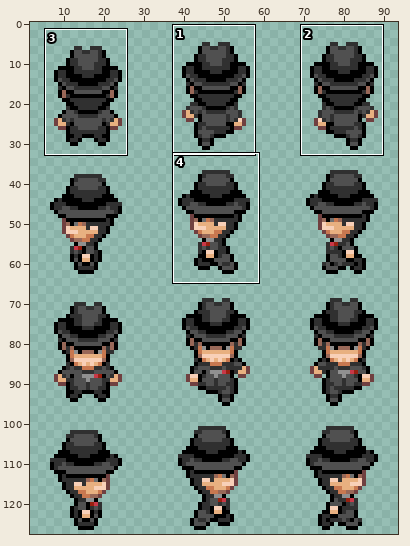
Sprite sheet, stored at P3D/Content/Textures/NPC/Giovanni.png. The first picture is a wide view before the edit; the outline marks the close-up.
Close-up. Earlier state:
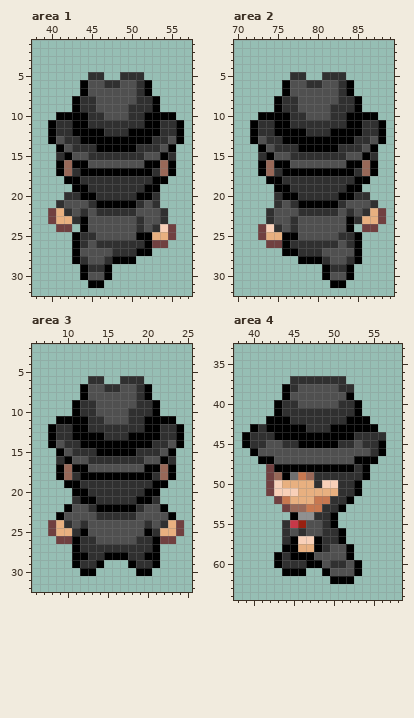
The file is 96x128 pixels. Shown: area 1: x 38..57, y 1..32; area 2: x 70..89, y 1..32; area 3: x 6..25, y 2..32; area 4: x 38..58, y 33..64. The wide view leaves out empty margins. The commit also changed other parts of the picture, which this record leaves out.
And afterwards:
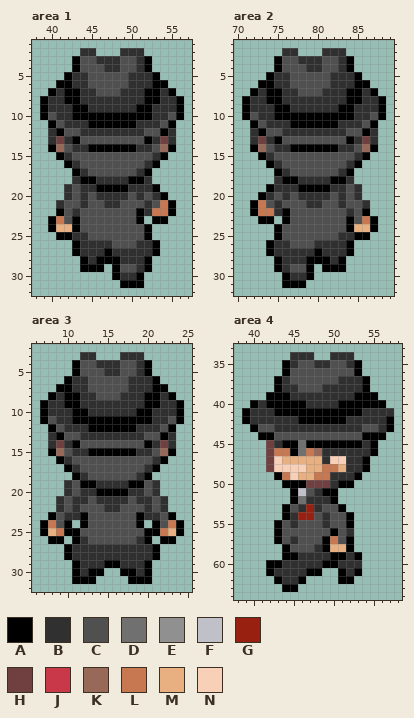
Palette (. is transparent): A #000000  B #303030  C #505050  D #707070  E #909090  F #c0c0c8  G #982010  H #704040  J #c83848  K #986858  L #c87850  M #e8b080  N #f8d0b8
Changes in this commit:
--- area 1
@@ x 38..57 @@
  1 ....................
- 2 ....................
- 3 ....................
- 4 ....................
- 5 .......BB..BBB......
- 6 ......ACCBBCCBA.....
- 7 ......ACCCCCCBA.....
- 8 .....ABBCCCCCBBA....
- 9 .....ABBCCCCBBBA....
-10 ...AAAABBCCCBBAAAA..
-11 ..ABBAABBBBBBBAABBA.
-12 ..ABBAAAABBBAAAABBA.
-13 ..ACBBAAAAAAAAABBCA.
-14 ...ACBBBAAAAABBBCA..
-15 ...BACCBBBBBBBCCAB..
-16 ...AKAACCCCCCCAAKA..
-17 ...AKBAAAAAAAAABKA..
-18 ....AABBBBBBBBBAA...
-19 .....AABBBBBBBAA....
-20 ....BBAABBBBBAAB....
-21 ...BCCCBAAAAABCB....
-22 ..HMBCBCBBBBBCCCB...
-23 ..HMMBACCCCCCBCCB...
-24 ...HH.ACCCCCCBCBNH..
-25 .....ABBCCCCCAAMMH..
-26 .....ABCBBBBBBAHH...
-27 .....ACCCCBBBAA.....
-28 .....ABCCBAAA.......
-29 ......ABBA..........
-30 ......ACCA..........
-31 .......AA...........
+ 2 ......BB...BBB......
+ 3 .....ACCBBBCCBA.....
+ 4 .....ACCCBBCCBA.....
+ 5 ....ABBCCCCCBBBA....
+ 6 ...AABBCCCCCBBBAA...
+ 7 ..ABAABBCCCBBBAABA..
+ 8 .ABBAABBBBBBBBAABBA.
+ 9 .ABBBAABBBBBBAABBBA.
+10 .ACBBAAAAAAAAAABBCA.
+11 ..ACBBBAAAAAABBBCA..
+12 ..BACCBBBBBBBBCCAB..
+13 ..BHBACCCCCCCCABHB..
+14 ..AKCBBAAAAAABBCKA..
+15 ...ABCCCCCCCCCCBA...
+16 ....ABCCCCCCCCBA....
+17 .....ABCCCCCCBA.....
+18 .....BAABBBBAAB.....
+19 ....BCBBAAAABBBA....
+20 ....BCBCBBBBCBCBA...
+21 ...BCCBCCBBCCCBCLA..
+22 ...ACBCCCCCCCABLLA..
+23 ..ALCACCCCCCCA.AA...
+24 ..AMMACCCCCCCCA.....
+25 ...AABBCCCCCCCA.....
+26 .....ABBBBCCCBBA....
+27 .....ABBBABBBBBA....
+28 ......ABAAABBBA.....
+29 ......AAA.ACCBA.....
+30 ..........ABBA......
+31 ...........AAA......
 32 ....................
--- area 2
@@ x 70..89 @@
  1 ....................
- 2 ....................
- 3 ....................
- 4 ....................
- 5 .......BB..BBB......
- 6 ......ACCBBCCBA.....
- 7 ......ACCCCCCBA.....
- 8 .....ABBCCCCCBBA....
- 9 .....ABBCCCCBBBA....
-10 ...AAAABBCCCBBAAAA..
-11 ..ABBAABBBBBBBAABBA.
-12 ..ABBAAAABBBAAAABBA.
-13 ..ACBBAAAAAAAAABBCA.
-14 ...ACBBBAAAAABBBCA..
-15 ...BACCBBBBBBBCCAB..
-16 ...AKAACCCCCCCAAKA..
-17 ...AKBAAAAAAAAABKA..
-18 ....AABBBBBBBBBAA...
-19 .....AABBBBBBBAA....
-20 .....BAABBBBBAABB...
-21 .....BCBAAAAABCCCB..
-22 ....BCCCBBBBBCBCBMH.
-23 ....BCCBCCCCCCABMMH.
-24 ...HNBCBCCCCCCA.HH..
-25 ...HMMAACCCCCBBA....
-26 ....HHABBBBBBCBA....
-27 ......AABBBCCCCA....
-28 ........AAABCCBA....
-29 ...........ABBA.....
-30 ...........ACCA.....
-31 ............AA......
+ 2 ......BB...BBB......
+ 3 .....ACCBBBCCBA.....
+ 4 .....ACCCBBCCBA.....
+ 5 ....ABBCCCCCBBBA....
+ 6 ...AABBCCCCCBBBAA...
+ 7 ..ABAABBCCCBBBAABA..
+ 8 .ABBAABBBBBBBBAABBA.
+ 9 .ABBBAABBBBBBAABBBA.
+10 .ACBBAAAAAAAAAABBCA.
+11 ..ACBBBAAAAAABBBCA..
+12 ..BACCBBBBBBBBCCAB..
+13 ..BHBACCCCCCCCABHB..
+14 ..AKCBBAAAAAABBCKA..
+15 ...ABCCCCCCCCCCBA...
+16 ....ABCCCCCCCCBA....
+17 .....ABCCCCCCBA.....
+18 .....BAABBBBAAB.....
+19 ....ABBBAAAABBCB....
+20 ...ABCBCBBBBCBCB....
+21 ..ALCBCCCBBCCBCCB...
+22 ..ALLBACCCCCCCBCA...
+23 ...AA.ACCCCCCCACLA..
+24 .....ACCCCCCCCAMMA..
+25 .....ACCCCCCCBBAA...
+26 ....ABBCCCBBBBA.....
+27 ....ABBBBBABBBA.....
+28 .....ABBBAAABA......
+29 .....ABCCA.AAA......
+30 ......ABBA..........
+31 ......AAA...........
 32 ....................
--- area 3
@@ x 6..25 @@
  2 ....................
- 3 ....................
- 4 ....................
- 5 ....................
- 6 .......BB..BBB......
- 7 ......ACCBBCCBA.....
- 8 ......ACCCCCCBA.....
- 9 .....ABBCCCCCBBA....
-10 .....ABBCCCCBBBA....
-11 ...AAAABBCCCBBAAAA..
-12 ..ABBAABBBBBBBAABBA.
-13 ..ABBAAAABBBAAAABBA.
-14 ..ACBBAAAAAAAAABBCA.
-15 ...ACBBBAAAAABBBCA..
-16 ...BACCBBBBBBBCCAB..
-17 ...AKAACCCCCCCAAKA..
-18 ...AKBAAAAAAAAABKA..
-19 ....AABBBBBBBBBAA...
-20 .....AABBBBBBBAA....
-21 .....BAABBBBBAAB....
-22 ....ACCBAAAAABCCA...
-23 ...ACCCCBBBBBCCCCA..
-24 ..HMBCBCCCCCCCBCBMH.
-25 ..HMMBACCCCCCCABMMH.
-26 ...HHABBCCCCCBBAHH..
-27 .....ABBBBBBBBBA....
-28 .....AABBAAABBAA....
-29 .....ABBA...ABBA....
-30 ......AA.....AA.....
-31 ....................
+ 3 ......BB...BBB......
+ 4 .....ACCBBBCCBA.....
+ 5 .....ACCCBBCCBA.....
+ 6 ....ABBCCCCCBBBA....
+ 7 ...AABBCCCCCBBBAA...
+ 8 ..ABAABBCCCBBBAABA..
+ 9 .ABBAABBBBBBBBAABBA.
+10 .ABBBAABBBBBBAABBBA.
+11 .ACBBAAAAAAAAAABBCA.
+12 ..ACBBBAAAAAABBBCA..
+13 ..BACCBBBBBBBBCCAB..
+14 ..BHBACCCCCCCCABHB..
+15 ..AKCBBAAAAAABBCKA..
+16 ...ABCCCCCCCCCCBA...
+17 ....ABCCCCCCCCBA....
+18 .....ABCCCCCCBA.....
+19 ....BCAABBBBAACB....
+20 ....BCBBAAAABBCB....
+21 ...BCBBCBBBBCBBCB...
+22 ...BCBCCCBBCCCBCB...
+23 ..ACBBACCCCCCABBCA..
+24 .ALCA.ACCCCCCA.ACLA.
+25 .AMLAACCCCCCCCAALMA.
+26 ..AA.ABCCCCCCBA.AA..
+27 ....ABBBBBBBBBBA....
+28 ....ABBBBBBBBBBA....
+29 .....ABBBAABBBA.....
+30 .....ABAA..AABA.....
+31 .....AAA....AAA.....
 32 ....................
--- area 4
@@ x 38..58 @@
 33 .....................
-34 .....................
-35 .....................
-36 .....................
-37 .......BBBBBBB.......
-38 ......ABCCCCCBB......
-39 ......ACCCCCCCA......
-40 .....ABBCCCCCBBA.....
-41 .....ABBBBBBBBBA.....
-42 ....AAABBBBBBBAAA....
-43 ..ABAAAAABBBAAAAAA...
-44 .ABBBAAAAAAAAAABBBB..
-45 .ABBCCBBAAAAABBCBBA..
-46 ..ACCCCCCCCCCCCCCBA..
-47 ...AACCCCCCCCCCAAA...
-48 ....HAAAAAAAAAABA....
-49 ....HKADLKBBBBBBA....
-50 ....HNMMMMBNNBBA.....
-51 ....HNNNMMMMMBBA.....
-52 .....HLMMMLLBBA......
-53 ......HKKLLBBA.......
-54 .......AEEBBA........
-55 ......BJGCCBA........
-56 ......BCBCCBBA.......
-57 ......BANNABBA.......
-58 ......AAMMABCCA......
-59 .....ABAAACCCCA......
-60 .....ABBBAACBBCA.....
-61 ......AAA..ACCCA.....
-62 ............AAA......
-63 .....................
+34 .......BBB..BBB......
+35 ......ABCCBBCCBA.....
+36 ......ACCCCCCCCA.....
+37 .....ABCCCCCCBBBA....
+38 .....ABBCCCBBBBBA....
+39 ....AAABBBBBBBBAAA...
+40 ..ABAAAAABBBBAAAAAA..
+41 .ABBBAAAAAAAAAAABBBB.
+42 .ABBBBBBAAAAAABBBBBA.
+43 ..ACCBBBBBBBBBBBCCBA.
+44 ...AACCCCCCCCCCCAAA..
+45 ....HBAADAAAAAAABA...
+46 ....HLLADLKBBBBBBA...
+47 ....HNMMMMMBNNBBA....
+48 ....HNNNNMMLLMBBA....
+49 .....ALNMMLLBBBA.....
+50 ......AAAHHHBAA......
+51 .......AFCBAA........
+52 .......ADBBBA........
+53 ......ACBGBCCA.......
+54 ......ABGGCBCCA......
+55 .....ACBCCCBCCA......
+56 .....ACCCCCCACB......
+57 .....ACBCCCALCA......
+58 ......ACCCBAMMA......
+59 ......AABBBBAABA.....
+60 ....AABBBBBAABBB.....
+61 ....ABBBBAA..ABA.....
+62 .....ABBA....AA......
+63 ......AA.............
 64 .....................
Pixel boxes of the changes (left, top, right, bottom) in both close-ups:
changed: (40, 48, 184, 288)
changed: (242, 48, 386, 288)
changed: (40, 352, 184, 584)
changed: (242, 352, 394, 592)
